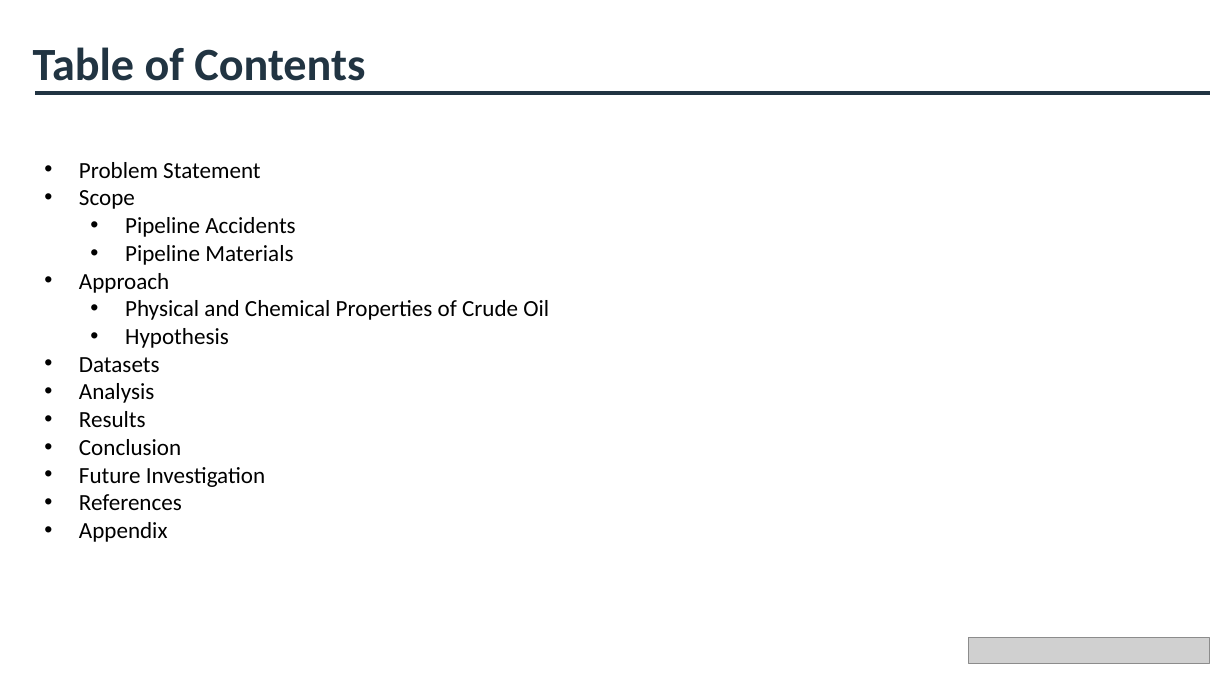
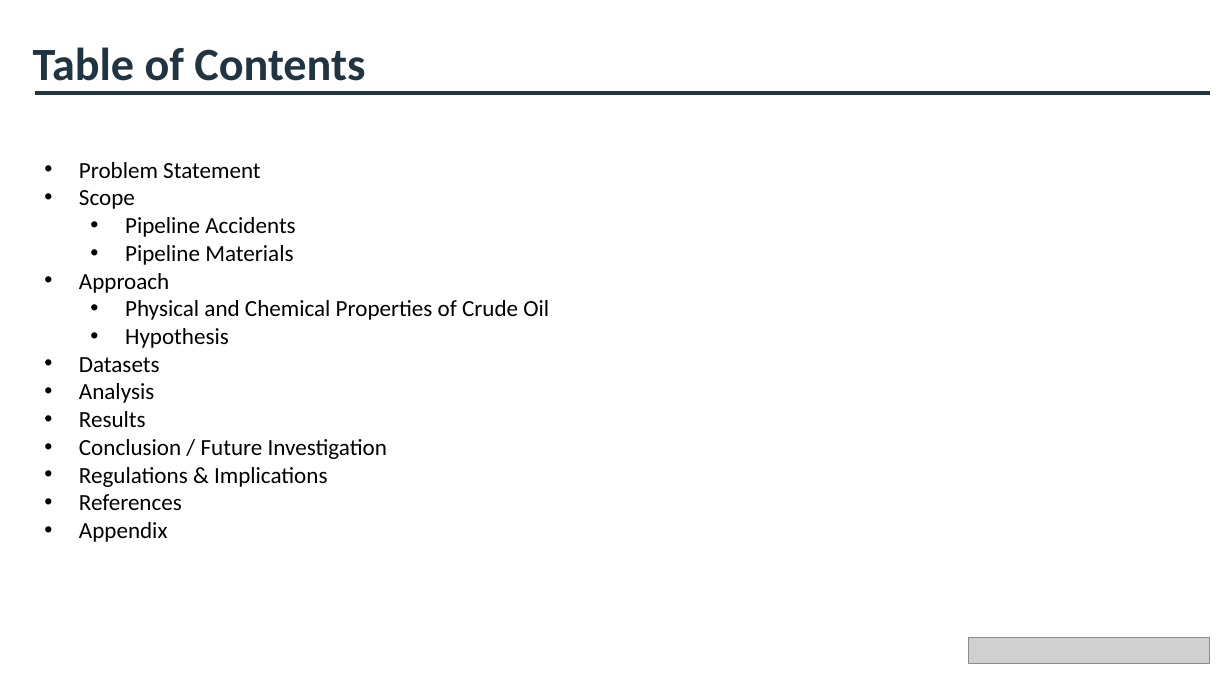
Before and after one commit to cameronmackinnon/crude_oil_accidents, a slide deck: slide 2 of presentations/Pipeline Accidents Presentation v0.pptx. Drawn at 1232x693 pixels with LibreOffice and Linux fonts; fonts in the diff are those of the drawing; grey boxes stand for pictures. Boxes give left, top, right and bottom in pixels: in the first picture for what was removed or moved away, otherwise in the second. Text is boxed around its words. In the diff, an @@ line names an element or a change of style, - is before the commit and + after.

```diff
--- a/presentations/Pipeline Accidents Presentation v0.pptx
+++ b/presentations/Pipeline Accidents Presentation v0.pptx
@@ text at box(79, 439, 387, 487): text changed @@
-• Conclusion
-• Future Investigation
+• Conclusion / Future Investigation
+• Regulations & Implications
```
Also in this commit, not shown: 6 other slides changed, 7 slides added, 4 other files.
